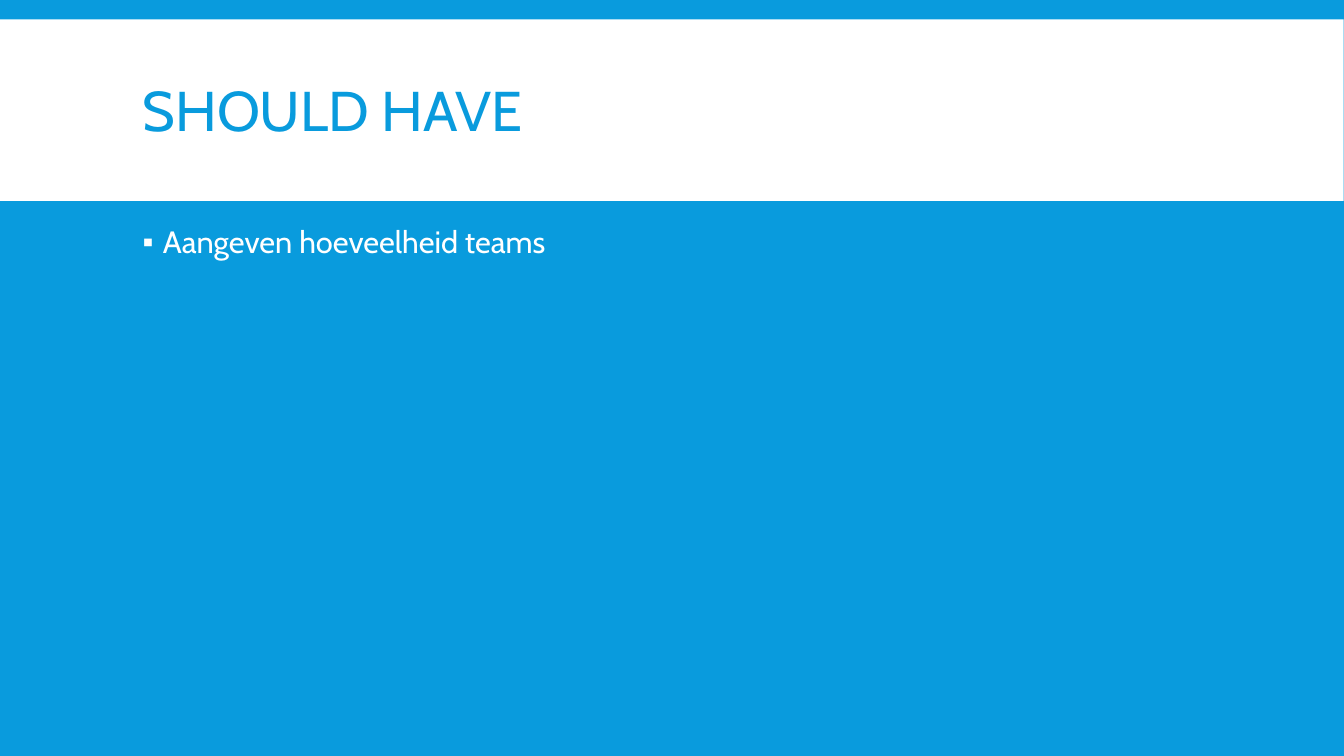
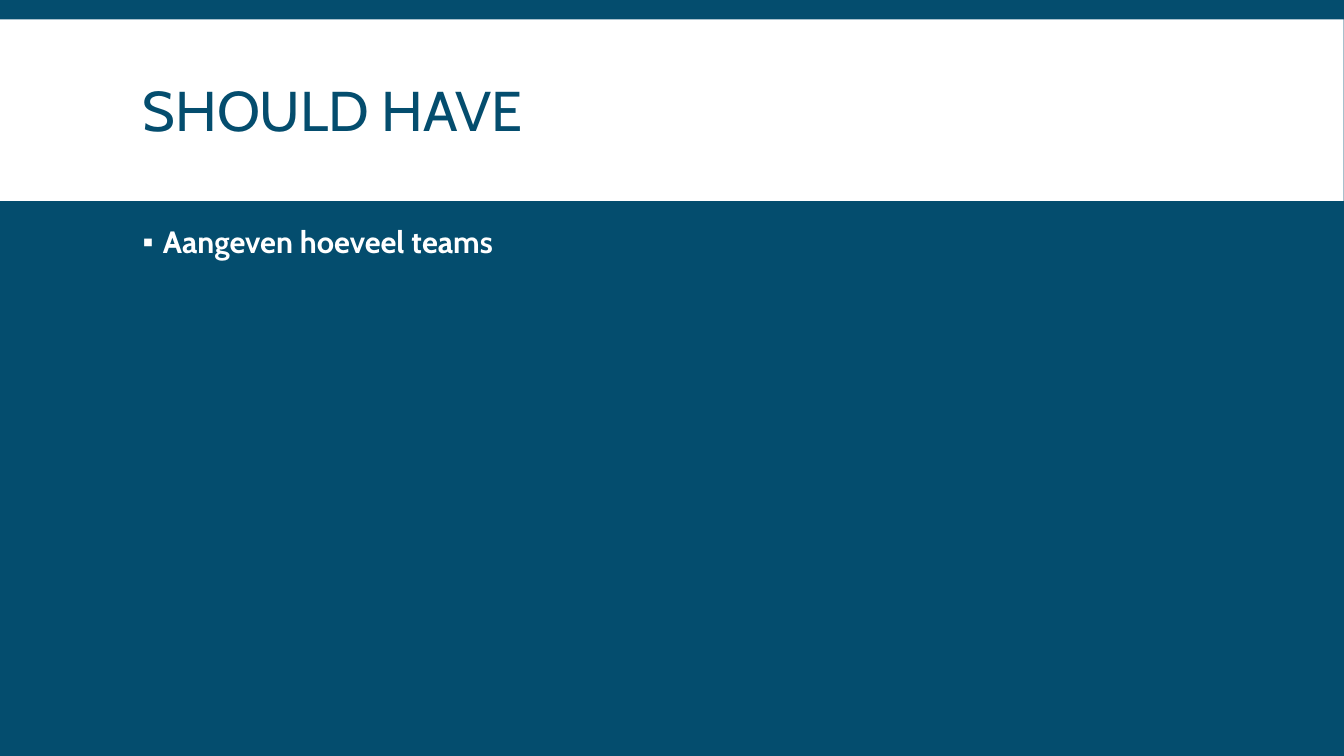
Before and after one commit to EA-Sports-3-0/project_fifa, a slide deck: slide 4 of Documents/presentaties/C#presentatie.pptx. Drawn at 1344x756 pixels with LibreOffice and Linux fonts; fonts in the diff are those of the drawing. Boxes give left, top, right and bottom in pixels: in the first picture for what was removed or moved away, otherwise in the second. Text is boxed around its words. In the diff, an @@ line names an element or a change of style, - is before the commit and + after.

```diff
--- a/Documents/presentaties/C#presentatie.pptx
+++ b/Documents/presentaties/C#presentatie.pptx
@@ background #099BDD to #044D6E @@
@@ title "SHOULD HAVE" at box(143, 91, 522, 132): text colour #099BDD to #044D6E @@
@@ text at box(163, 230, 492, 260): text changed; bold on @@
-▪ Aangeven hoeveelheid teams
+▪ Aangeven hoeveel teams
```
Also in this commit, not shown: 4 other slides changed, 2 slides added, 1 slide removed.
